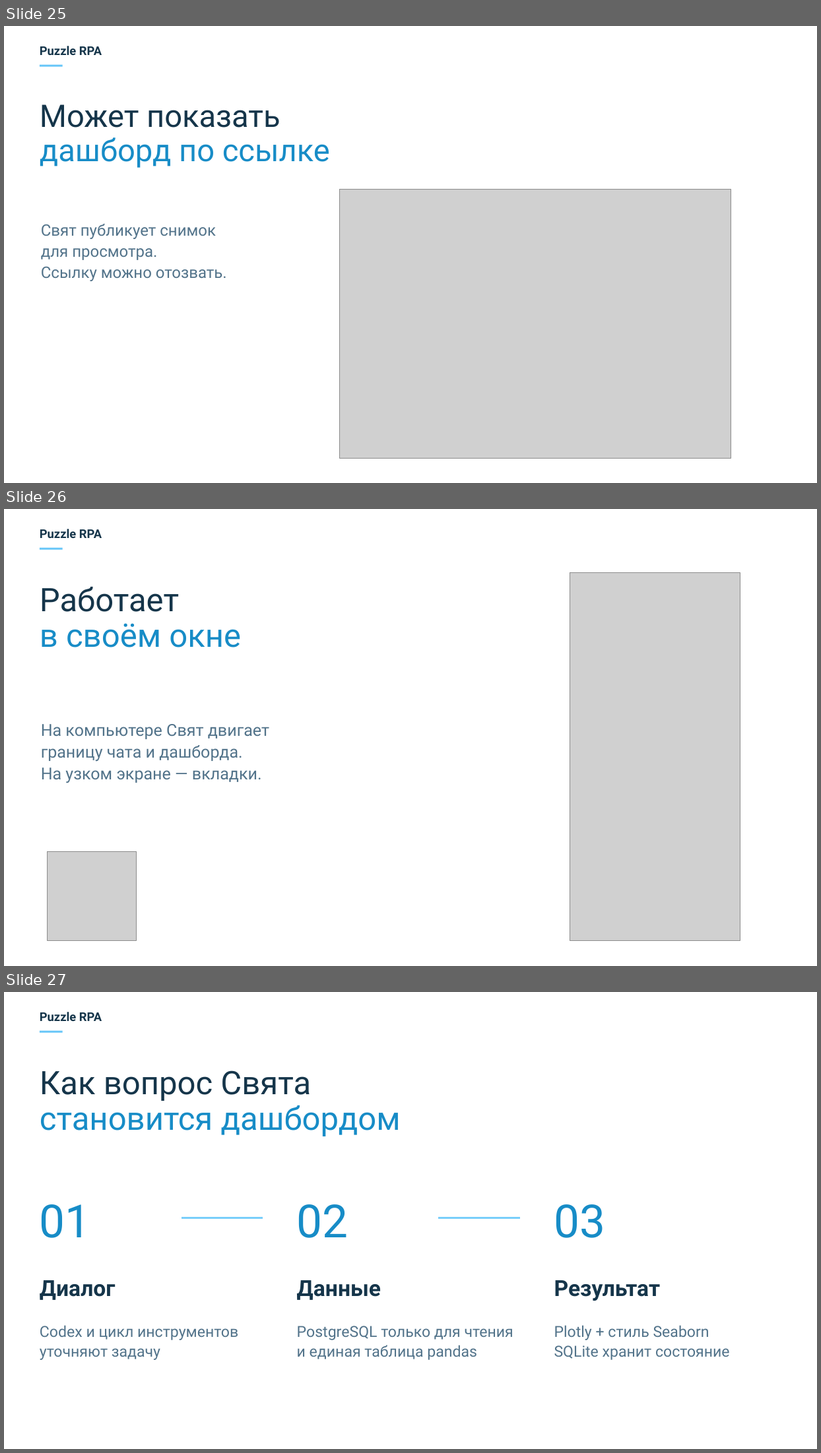
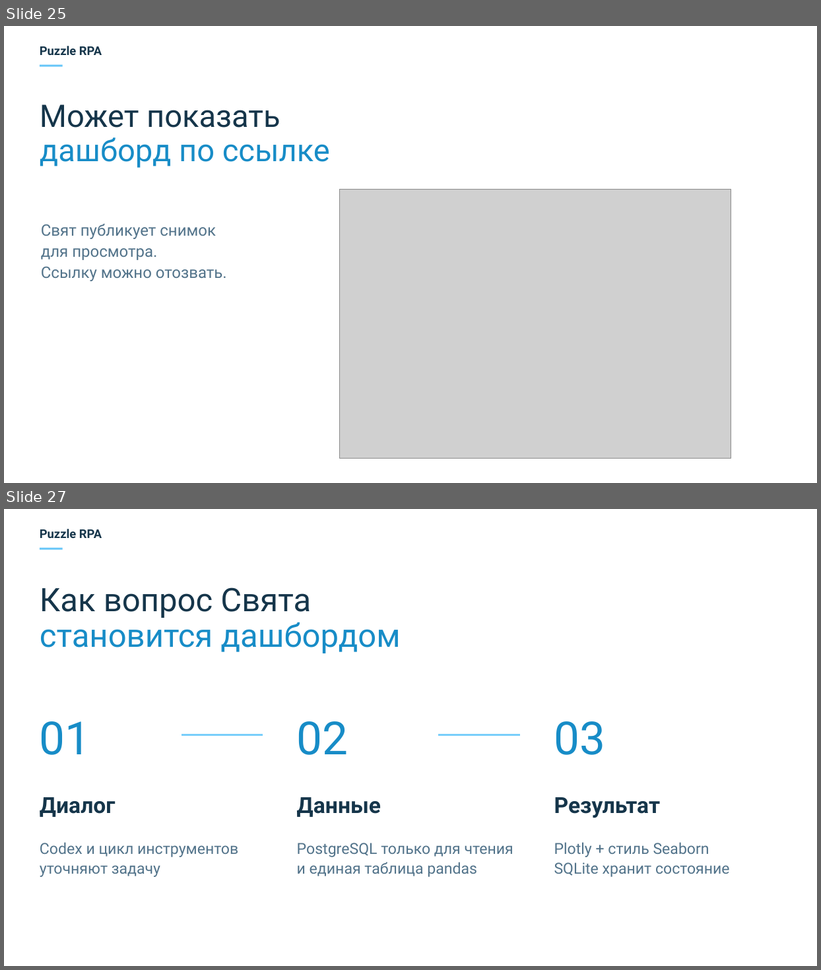
Before and after one commit to DertyuGameDev/bi-bot-dashboard, a slide deck: docs/presentation/BI-бот дашборд — история Свята.pptx. Shown one above the other, each under a label of ours: slides 25, 26 and 27 before the commit, slides 25 and 27 after it; the slides between them are not shown. The pictures are 821x1453 and 821x970 pixels, drawn with LibreOffice and Linux fonts; fonts in the diff are those of the drawing; grey boxes stand for pictures. Boxes give left, top, right and bottom in pixels: in the first picture for what was removed or moved away, otherwise in the second. Text is boxed around its words. In the diff, an @@ line names an element or a change of style, - is before the commit and + after.

Commit message:
Improve screenshot boundaries and mobile presentation slide [skip ci]

```diff
--- a/docs/presentation/BI-бот дашборд — история Свята.pptx
+++ b/docs/presentation/BI-бот дашборд — история Свята.pptx
@@ slide 26 removed at (4,509,817,966), background #FFFFFF @@
@@ text removed at (40,529,102,538) @@
-Puzzle RPA
@@ rectangle removed at (40,548,63,550) @@
@@ text removed at (40,586,179,612) @@
-Работает
@@ picture removed at (570,572,741,941) @@
@@ text removed at (40,623,241,648) @@
-в своём окне
@@ text removed at (41,724,269,784) @@
-На компьютере Свят двигает
-границу чата и дашборда.
-На узком экране — вкладки.
@@ picture removed at (48,852,137,941) @@
```
Also in this commit, not shown: 1 slide added, 6 other files.
